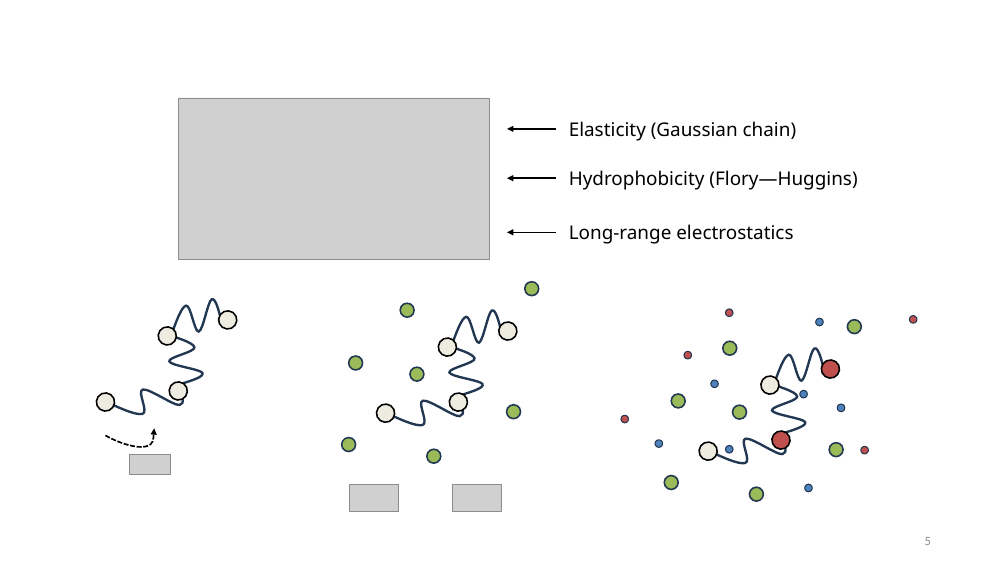
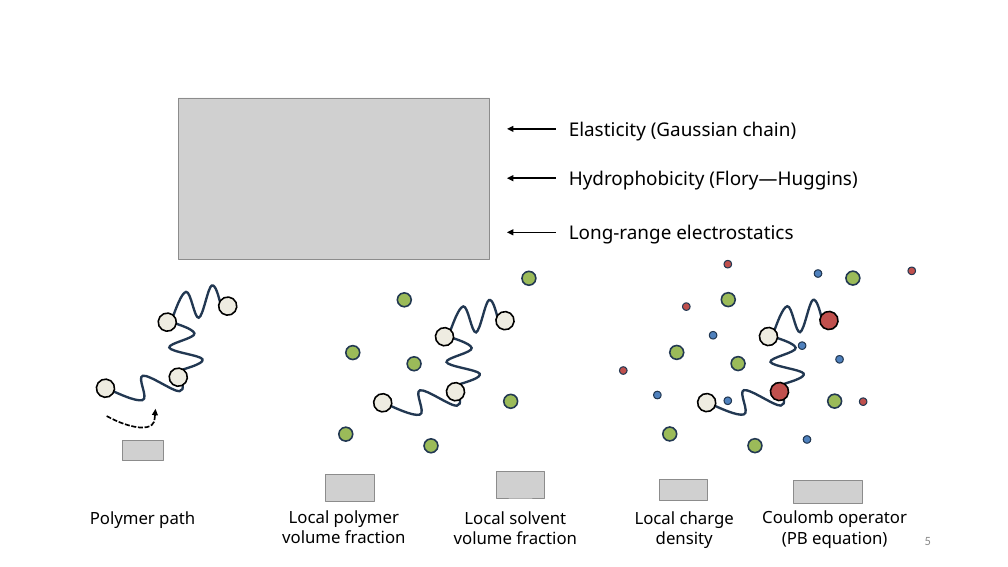
Before and after one commit to tyokokur/presentations, a slide deck: slide 5 of 20240722 NAF Intro.pptx. Drawn at 1008x567 pixels with LibreOffice and Linux fonts; fonts in the diff are those of the drawing; grey boxes stand for pictures; background and template pictures are left out. Boxes give left, top, right and bottom in pixels: in the first picture for what was removed or moved away, otherwise in the second. Text is boxed around its words. In the diff, an @@ line names an element or a change of style, - is before the commit and + after.

Commit message:
autocommit

```diff
--- a/20240722 NAF Intro.pptx
+++ b/20240722 NAF Intro.pptx
@@ 23 ellipses, 3 freeform shapes: place and size @@
-23 ellipses, 3 freeform shapes at bbox=[621, 309, 917, 501]
+23 ellipses, 3 freeform shapes at bbox=[620, 260, 916, 452]
@@ ellipse: place and size @@
-ellipse at bbox=[400, 303, 414, 317]
+ellipse at bbox=[398, 293, 411, 306]
@@ 4 ellipses, 3 freeform shapes: place and size @@
-4 ellipses, 3 freeform shapes at bbox=[92, 295, 240, 421]
+4 ellipses, 3 freeform shapes at bbox=[92, 282, 240, 407]
@@ freeform shape: place and size @@
-freeform shape at bbox=[381, 394, 464, 432]
+freeform shape at bbox=[379, 384, 462, 422]
@@ freeform shape: place and size @@
-freeform shape at bbox=[105, 429, 154, 448]
+freeform shape at bbox=[107, 409, 156, 428]
@@ picture: place and size @@
-picture at bbox=[130, 454, 171, 475]
+picture at bbox=[123, 441, 163, 461]
@@ 10 ellipses, 2 freeform shapes: place and size @@
-10 ellipses, 2 freeform shapes at bbox=[342, 282, 538, 463]
+10 ellipses, 2 freeform shapes at bbox=[339, 271, 535, 452]
@@ picture: place and size @@
-picture at bbox=[350, 485, 399, 512]
+picture at bbox=[326, 475, 374, 502]
@@ picture: place and size @@
-picture at bbox=[453, 485, 501, 511]
+picture at bbox=[496, 472, 544, 498]
@@ picture added at bbox=[660, 480, 709, 501] @@
@@ picture added at bbox=[794, 481, 862, 504] @@
@@ text added at bbox=[90, 511, 195, 528], 16 pt, text #000000 @@
+Polymer path
@@ text added at bbox=[282, 510, 406, 543], 16 pt, text #000000 @@
+Local polymer volume fraction
@@ text added at bbox=[454, 511, 577, 544], 16 pt, text #000000 @@
+Local solvent volume fraction
@@ text added at bbox=[635, 511, 734, 548], 16 pt, text #000000 @@
+Local charge density
@@ text added at bbox=[762, 510, 907, 548], 16 pt, text #000000 @@
+Coulomb operator (PB equation)
```
